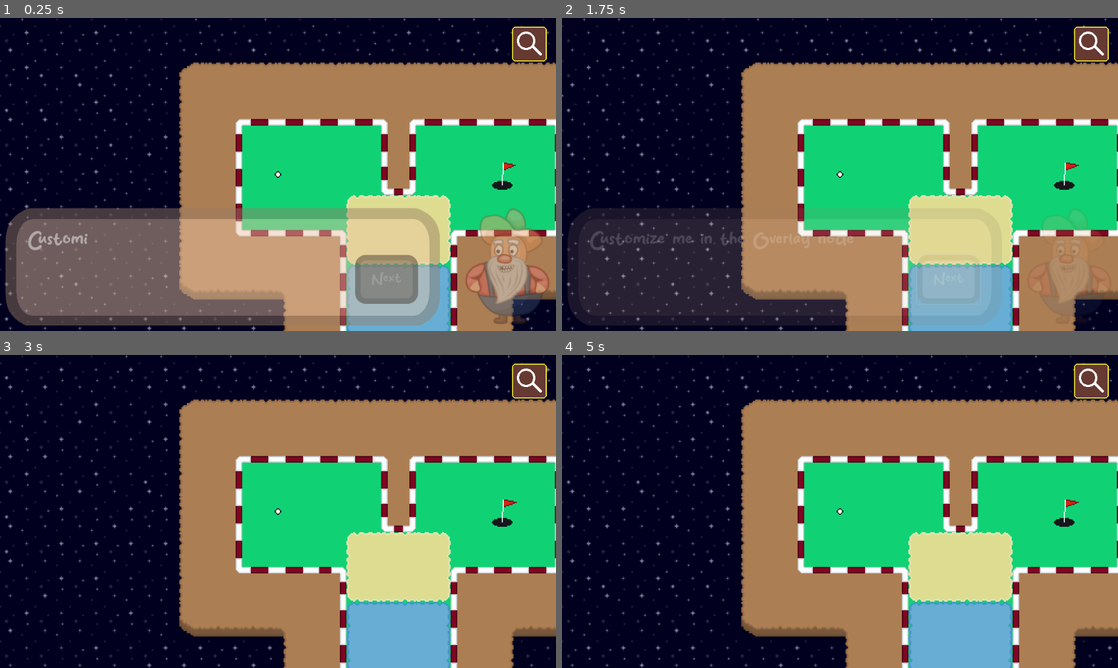
Above: before the commit, frames 1-4 (two rows, left to right).
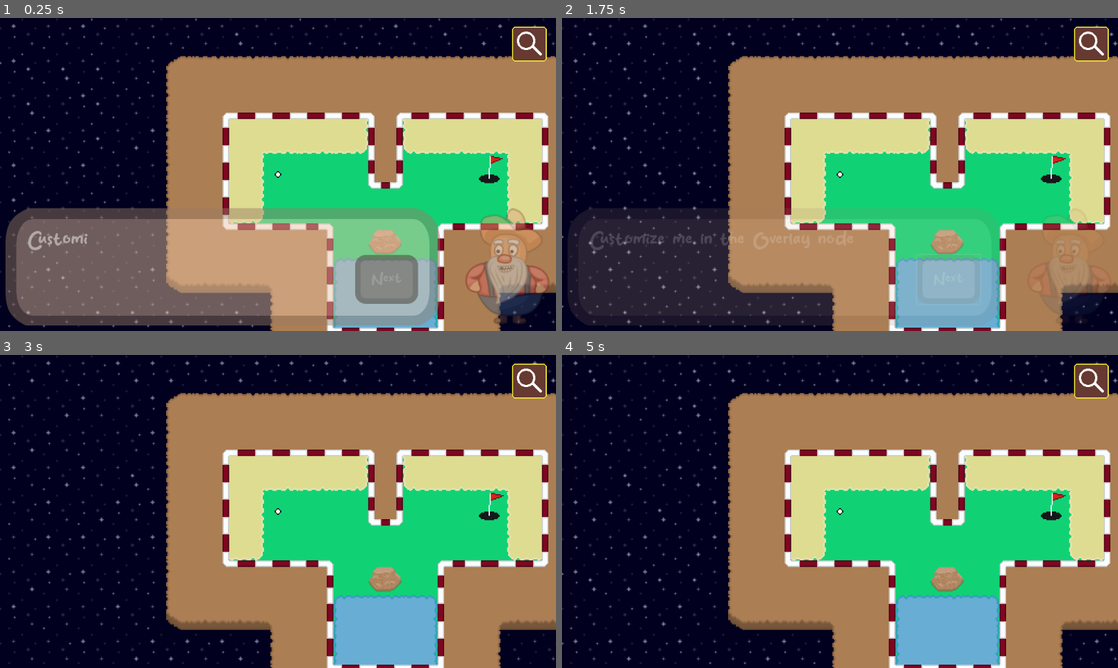
Above: after the commit, the same moments.

Repository: SleepingColossus/rustys-mini-golf
Game: Godot game, scene res://Maps/Map7.tscn
The game is run twice, just before and just after one commit, with the same random seed, the same clock (stepped at 60 frames per second) and the same inputs. The project has no main scene, so this scene is started directly.
Inputs (mouse positions are in pixels of both pictures, inside the frame that each line leads up to):
- Up to frame 1 (0.25 s): no input
- Up to frame 2 (1.75 s): click (1090, 43) at 0.5 s; click "Next" at 1.25 s
- Up to frame 3 (3 s): click (528, 380) at 2 s; click (528, 380) at 2.75 s
- Up to frame 4 (5 s): move the mouse to (962, 495) at 3.52 s; tap Z (toggle_zoom) at 3.6, 4.35 s; click (962, 495) at 3.67 s; tap Enter at 4.25 s; move the mouse to (728, 527) at 4.27 s; click (728, 527) at 4.42 s

The runs differ from the first frame. In frame 1, 27% of the frame differs, in the area x 0-100%, y 0-100%; in frame 2, 28%; in frame 3, 28%; in frame 4, 28%.
Error in both runs: Invalid access to property or key 'enabled' on a base object of type 'Nil'. (res://UI/Overlay.gd:18)

Commit message:
Update Map7.tscn

Diff:
--- a/Src/Maps/Map7.tscn
+++ b/Src/Maps/Map7.tscn
@@ -41,7 +41,14 @@
 layer_3/y_sort_enabled = false
 layer_3/y_sort_origin = 0
 layer_3/z_index = 0
-layer_3/tile_data = PackedInt32Array(589838, 65536, 10, 589839, 131072, 10, 589840, 196608, 10, 655374, 65536, 12, 655375, 131072, 12, 655376, 196608, 12)
+layer_3/tile_data = PackedInt32Array(458768, 65536, 12, 458769, 131072, 12, 458770, 131072, 12, 458771, 262144, 12, 524307, 65536, 11, 589843, 65536, 12, 589835, 196608, 12, 458766, 196608, 12, 458765, 131072, 12, 458764, 131072, 12, 458763, 327680, 12, 524299, 196608, 11)
+layer_4/name = "Rocks"
+layer_4/enabled = true
+layer_4/modulate = Color(1, 1, 1, 1)
+layer_4/y_sort_enabled = false
+layer_4/y_sort_origin = 0
+layer_4/z_index = 0
+layer_4/tile_data = PackedInt32Array(655375, 196608, 15)
 
 [node name="Background" type="TileMap" parent="."]
 z_index = -1
@@ -52,7 +59,7 @@
 layer_0/tile_data = PackedInt32Array(0, 0, 5, 65536, 0, 1, 131072, 0, 1, 196608, 0, 6, 262144, 0, 7, 327680, 0, 4, 3932 …(45214 unchanged characters)…
 
 [node name="Ball" parent="." instance=ExtResource("4_f22fq")]
-position = Vector2(385, 269)
+position = Vector2(397, 275)
 mass = 0.4
 
 [node name="CustomCursor" parent="." instance=ExtResource("5_38561")]
